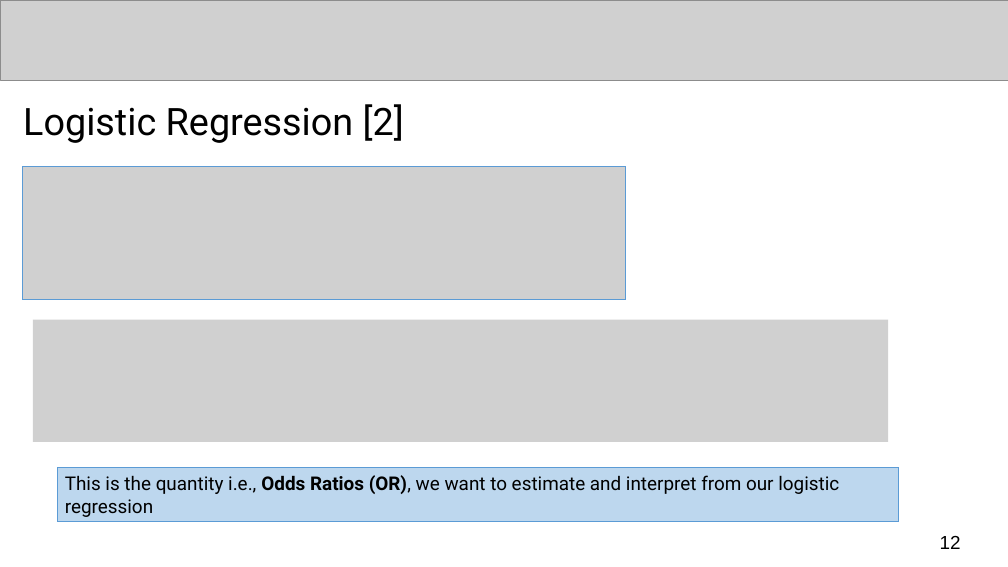
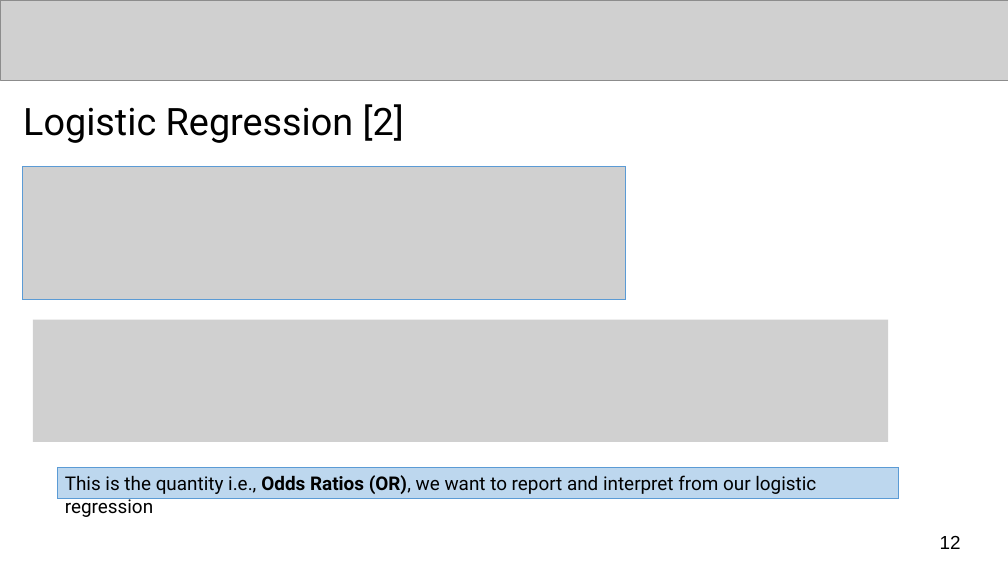
Before and after one commit to UCLPG-MSC-SGDS/GEOG0125, a slide deck: slide 12 of Lecture_notes_ppt/GEOG0125 Week 2 Lecture - Bayesian GLMs.pptx. Drawn at 1008x567 pixels with LibreOffice and Linux fonts; fonts in the diff are those of the drawing; grey boxes stand for pictures. Boxes give left, top, right and bottom in pixels: in the first picture for what was removed or moved away, otherwise in the second. Text is boxed around its words. In the diff, an @@ line names an element or a change of style, - is before the commit and + after.

```diff
--- a/Lecture_notes_ppt/GEOG0125 Week 2 Lecture - Bayesian GLMs.pptx
+++ b/Lecture_notes_ppt/GEOG0125 Week 2 Lecture - Bayesian GLMs.pptx
@@ rectangle "This is the quantity i.e., ...": place and size @@
-rectangle "This is the quantity i.e., ..." at box(57, 468, 899, 522)
+rectangle "This is the quantity i.e., ..." at box(57, 468, 899, 498)
@@ text in rectangle at box(65, 475, 816, 494): text changed @@
-This is the quantity i.e., Odds Ratios (OR), we want to estimate and interpret from our logistic regression
+This is the quantity i.e., Odds Ratios (OR), we want to report and interpret from our logistic regression
```
Also in this commit, not shown: 16 other slides changed, 1 slide added, 7 other files.
